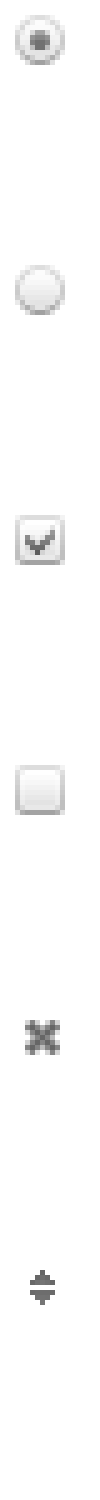
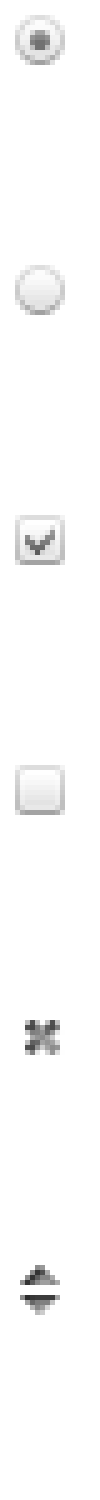
Layered file, before and after one edit (w=100, h=1500). Changes by layer:
removed layer "Ebene 7" over [30, 1270, 55, 1305]
added layer "Shape 2" (90%) above "Ebene 5" over [20, 1265, 60, 1315]
"Ebene 5": opacity 100% → 90% over [25, 1020, 60, 1055]
